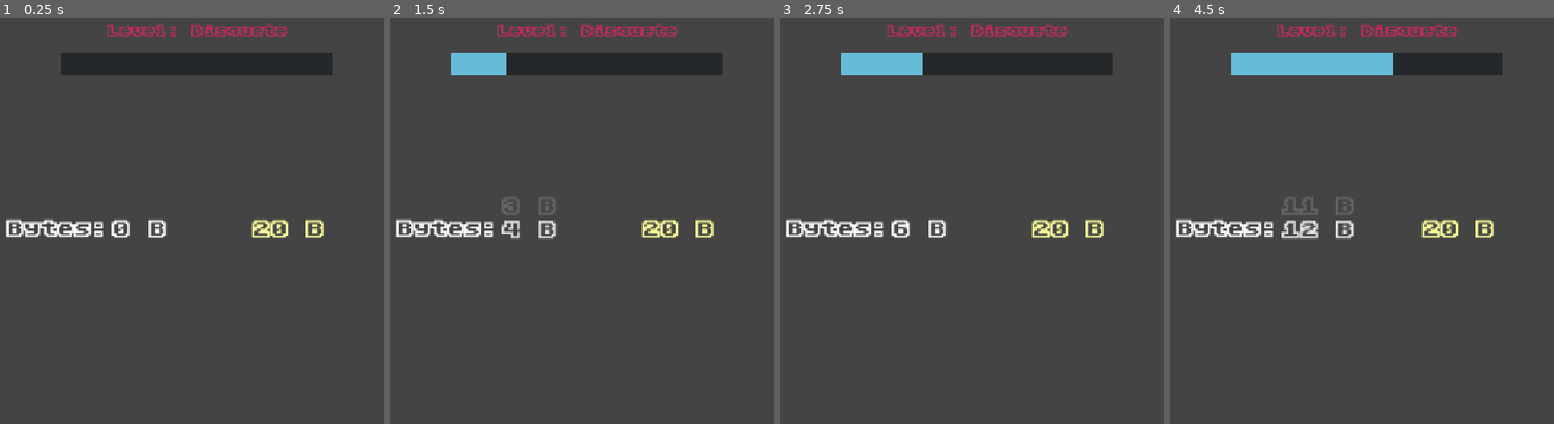
Above: before the commit, frames 1-4 (left to right).
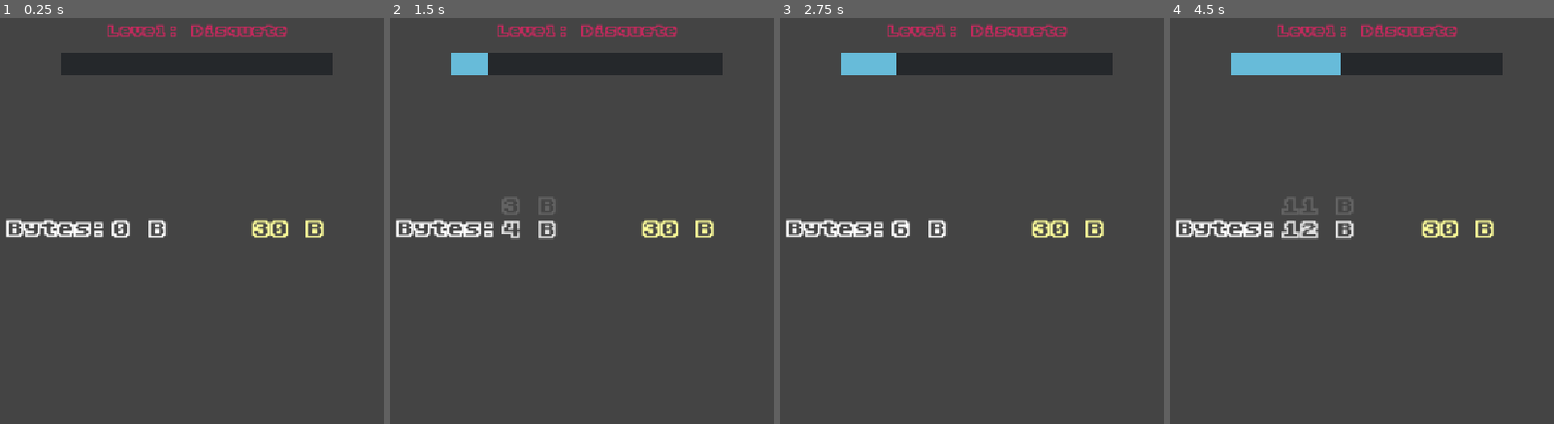
Above: after the commit, the same moments.

Repository: yiuriel/click.exe
Game: Godot game, scene res://scenes/game/game.tscn
Two runs of this game, one before a commit and one after it. Both use one fixed random seed, a clock stepped at 60 frames per second and the inputs below. The project has no main scene, so this scene is started directly.
Inputs (mouse positions are in pixels of both pictures, inside the frame that each line leads up to):
- Up to frame 1 (0.25 s): no input
- Up to frame 2 (1.5 s): tap Enter at 0.5 s; move the mouse to (758, 208) at 0.52 s; click (758, 208) at 0.67 s; tap Space at 1.25 s; move the mouse to (432, 253) at 1.27 s; click (432, 253) at 1.42 s
- Up to frame 3 (2.75 s): tap Enter at 2 s; move the mouse to (1052, 135) at 2.02 s; click (1052, 135) at 2.17 s
- Up to frame 4 (4.5 s): tap Space at 2.75, 4.25 s; move the mouse to (1327, 318) at 2.77 s; click (1327, 318) at 2.92 s; tap Enter at 3.5 s; move the mouse to (outside the picture) at 3.52 s; click (outside the picture) at 3.67 s; move the mouse to (outside the picture) at 4.27 s; click (outside the picture) at 4.42 s

The runs differ from the first frame. In frame 1, less than 0.1% of the frame differs, in the area x 65-71%, y 51-55%; in frame 2, 0.3%; in frame 3, 0.4%; in frame 4, 0.8%, in the area x 44-71%, y 8-55%.

Commit message:
fight boss flow working

Diff:
--- a/globals/G_LevelData.gd
+++ b/globals/G_LevelData.gd
@@ -12,7 +12,7 @@
 	level += 1
 
 var goal_per_level = {
-	1: 20,
+	1: 30,
 	2: 8192,
 	3: 65536,
 	4: 524288,
@@ -24,7 +24,7 @@
 	10: 137438953472,
 }
 
-var level_data_per_level = {
+var level_data_per_level: Dictionary[int, Dictionary] = {
 	1: {
 		"sector": "Disquete",
 		"boss": "Trojan.exe"
@@ -67,6 +67,14 @@
 	}
 }
 
+var is_boss_fight = false
+
+func start_boss_fight() -> void:
+	is_boss_fight = true
+
+func end_boss_fight() -> void:
+	is_boss_fight = false
+
 func get_previous_level_goal() -> int:
 	if level == 0:
 		return 0
--- a/globals/G_PlayerData.gd
+++ b/globals/G_PlayerData.gd
@@ -8,3 +8,6 @@
 
 func _get_player_bytes(bytes: int) -> void:
 	player_bytes = bytes
+
+func get_player_click_damage() -> int:
+	return 1
--- a/scenes/boss/boss.gd
+++ /dev/null
@@ -1,28 +0,0 @@
-class_name Boss extends Node2D
-
-var health: float = 1024
-
-func _ready() -> void:
-	$HealthBar.max_value = health
-	$HealthBar.value = health
-	$BossTimer.start(30)
-	center_sprite()
-	_update_health_label()
-
-func take_damage(amount: float) -> void:
-	health -= amount
-	$HealthBar.value = health
-	_update_health_label()
-	if health <= 0:
-		die()
-
-func die() -> void:
-	pass
-
-func _update_health_label() -> void:
-	$HealthBar/HpLabel.text = GameHelpers._format_bytes(health)
-
-func center_sprite() -> void:
-	var viewport = get_viewport()
-	if viewport:
-		$BossSprite.position = viewport.get_visible_rect().size / 2
--- /dev/null
+++ b/scenes/bosses/Trojan.exe.tscn
@@ -0,0 +1,11 @@
+[gd_scene format=3 uid="uid://dh0rh7a351dcl"]
+
+[ext_resource type="PackedScene" uid="uid://dfopy21w2aynn" path="res://scenes/bosses/boss.tscn" id="1_7g5v6"]
+[ext_resource type="Script" uid="uid://bs4y5k8rr1gfn" path="res://scenes/bosses/trojan.exe.gd" id="2_rucrl"]
+[ext_resource type="Texture2D" uid="uid://vk1w4nepv0p8" path="res://assets/bosses/trojan.webp" id="3_4jsrd"]
+
+[node name="Boss" unique_id=285928791 instance=ExtResource("1_7g5v6")]
+script = ExtResource("2_rucrl")
+
+[node name="BossSprite" parent="." index="0" unique_id=1991375062]
+texture = ExtResource("3_4jsrd")
--- /dev/null
+++ b/scenes/bosses/boss.gd
@@ -0,0 +1,67 @@
+extends Node2D
+
+class_name Boss
+
+signal boss_defeated
+signal boss_failed
+
+var health: float = 1024
+
+func _ready() -> void:
+	$HealthBar.max_value = health
+	$HealthBar.value = health
+	_update_health_label()
+
+	center_sprite()
+	center_health_bar()
+
+	$BossTimer.timeout.connect(_on_boss_timer_timeout)
+
+	$BossTimer.start(30)
+
+func take_damage(amount: float) -> void:
+	if health <= 0 or $BossTimer.is_stopped():
+		return
+
+	health -= amount
+	$HealthBar.value = health
+	_update_health_label()
+
+	if health <= 0:
+		health = 0 # Asegurar que no sea negativa para la UI
+		$HealthBar.value = 0
+		_update_health_label()
+		die()
+
+func die() -> void:
+	$BossTimer.stop()
+
+	print("Boss base: Muriendo...")
+
+	boss_defeated.emit()
+
+	queue_free()
+
+func _on_boss_timer_timeout() -> void:
+	print("Boss base: Tiempo agotado...")
+
+	boss_failed.emit()
+
+	# Nota: Normalmente no hacemos queue_free() aquí inmediatamente para
+	# permitir que el GameManager muestre una pantalla de "Game Over".
+	# El GameManager se encargará de limpiar este nodo.
+
+func _update_health_label() -> void:
+	if has_node("HealthBar/HpLabel"):
+		$HealthBar/HpLabel.text = GameHelpers._format_bytes(health)
+
+func center_sprite() -> void:
+	var viewport = get_viewport()
+	if viewport and has_node("BossSprite"):
+		$BossSprite.position = viewport.get_visible_rect().size / 2
+
+func center_health_bar() -> void:
+	var viewport = get_viewport()
+	if viewport and has_node("HealthBar"):
+		$HealthBar.position.x = (viewport.get_visible_rect().size / 2).x - $HealthBar.size.x / 2
+		$HealthBar.position.y += $HealthBar.size.y
--- a/scenes/boss/boss.tscn
+++ b/scenes/bosses/boss.tscn
@@ -1,9 +1,9 @@
 [gd_scene format=3 uid="uid://dfopy21w2aynn"]
 
-[ext_resource type="Script" uid="uid://b0uqttxjleui6" path="res://scenes/boss/boss.gd" id="1_dgf3a"]
+[ext_resource type="Script" uid="uid://b0uqttxjleui6" path="res://scenes/bosses/boss.gd" id="1_dplu8"]
 
 [node name="Boss" type="Node2D" unique_id=285928791]
-script = ExtResource("1_dgf3a")
+script = ExtResource("1_dplu8")
 
 [node name="BossSprite" type="Sprite2D" parent="." unique_id=1991375062]
 
@@ -23,13 +23,12 @@
 show_percentage = false
 
 [node name="HpLabel" type="Label" parent="HealthBar" unique_id=1122334455]
-anchors_preset = 15
+layout_mode = 0
 anchor_right = 1.0
 anchor_bottom = 1.0
 grow_horizontal = 2
 grow_vertical = 2
-mouse_filter = 2
+theme_override_colors/font_color = Color(1, 1, 1, 1)
+theme_override_font_sizes/font_size = 14
 horizontal_alignment = 1
 vertical_alignment = 1
-theme_override_colors/font_color = Color(1, 1, 1, 1)
-theme_override_font_sizes/font_size = 14
--- /dev/null
+++ b/scenes/bosses/trojan.exe.gd
@@ -0,0 +1,35 @@
+extends Boss
+
+var _clicks_needed: int = 10
+var _current_clicks: int = 0
+var _shield_broken: bool = false
+
+func _ready() -> void:
+	health = 256
+	super()
+
+func _unhandled_input(event: InputEvent) -> void:
+	if event is InputEventMouseButton and not event.is_echo() and event.is_pressed():
+		if event.button_index == MOUSE_BUTTON_LEFT or event.button_index == MOUSE_BUTTON_RIGHT:
+			_handle_trojan_click()
+
+	if event is InputEventKey and not event.is_echo() and event.is_pressed():
+		_handle_trojan_click()
+
+func _handle_trojan_click() -> void:
+	if not _shield_broken:
+		_current_clicks += 1
+		$BossSprite.scale = Vector2(1.1, 1.1)
+		get_tree().create_timer(0.05).timeout.connect(func(): $BossSprite.scale = Vector2(1, 1))
+
+		if _current_clicks >= _clicks_needed:
+			_shield_broken = true
+			if has_node("TrojanHorseOverlay"):
+				$TrojanHorseOverlay.visible = false
+	else:
+		take_damage(GPlayerData.get_player_click_damage())
+
+func die() -> void:
+	$BossTimer.stop()
+	boss_defeated.emit()
+	queue_free()
--- /dev/null
+++ b/scenes/game/boss_fight.gd
@@ -0,0 +1,7 @@
+extends Button
+
+signal boss_fight_start
+
+# Called when the node enters the scene tree for the first time.
+func _pressed() -> void:
+	boss_fight_start.emit()
--- a/scenes/game/game.gd
+++ b/scenes/game/game.gd
@@ -2,17 +2,110 @@
 
 var PowerUpPreloadScene := preload("res://scenes/power_up/power_up.tscn")
 
-# Called when the node enters the scene tree for the first time.
+const BOSS_SCENES_DIR = "res://scenes/bosses/"
+
+var current_boss_instance: Boss = null
+
 func _ready() -> void:
-	LevelData.connect("level_change", _on_level_change)
-	_on_level_change(0)
+	if LevelData.has_signal("level_change"):
+		LevelData.connect("level_change", _on_level_change)
+		_on_level_change(0)
 
 	var power_up_timer = Timer.new()
-
 	add_child(power_up_timer)
 
 	power_up_timer.start(PowerUps.power_up_timer)
-	power_up_timer.connect("timeout", add_power_up)
+	power_up_timer.timeout.connect(add_power_up)
+
+	$CanvasLayer/BossFight.connect("boss_fight_start", start_boss_phase)
+
+func load_and_instance_boss_for_level(level_number: int) -> void:
+	if is_instance_valid(current_boss_instance):
+		current_boss_instance.queue_free()
+		current_boss_instance = null
+
+	if not LevelData.level_data_per_level.has(level_number):
+		printerr("Error: El nivel ", level_number, " no está definido en LevelData.level_data_per_level.")
+		return
+
+	var boss_file_name = LevelData.level_data_per_level[level_number]["boss"]
+
+	var full_boss_path = BOSS_SCENES_DIR + boss_file_name + ".tscn"
+
+	if not FileAccess.file_exists(full_boss_path):
+		printerr("Error Crítico: No se pudo encontrar el archivo .tscn del jefe en la ruta: ", full_boss_path)
+		return
+
+	var boss_scene = load(full_boss_path)
+
+	if not boss_scene:
+		printerr("Error: Falló la carga de la escena en: ", full_boss_path)
+		return
+
+	var raw_boss_node = boss_scene.instantiate()
+
+	current_boss_instance = raw_boss_node as Boss
+
+	if current_boss_instance == null:
+		printerr("Error Crítico de Arquitectura: La escena en '", full_boss_path, "' INSTANCIA un nodo, pero este nodo NO hereda de 'class_name Boss'. Asegúrate de poner 'extends Boss' en el script del jefe específico.")
+		raw_boss_node.queue_free() # Limpiamos el nodo incorrecto.
+		return
+
+	$CanvasLayer.add_child(current_boss_instance)
+
+	current_boss_instance.boss_defeated.connect(_on_current_boss_defeated)
+	current_boss_instance.boss_failed.connect(_on_current_boss_failed)
+
+	print("Game: Jefe '", boss_file_name, "' instanciado y conectado correctamente para el nivel ", level_number)
+
+func start_boss_phase() -> void:
+	LevelData.start_boss_fight()
+
+	var current_level = LevelData.level
+	print("Game: Iniciando fase de jefe para nivel: ", current_level)
+
+	$CanvasLayer/CounterWrapper/HBox.visible = false
+	$CanvasLayer/LevelProgress.visible = false
+	$CanvasLayer/NextLevel.visible = false
+	$CanvasLayer/BossFight.visible = false
+
+	load_and_instance_boss_for_level(current_level)
+
+func _on_current_boss_defeated() -> void:
+	print("Game: ¡Victoria! El jefe fue derrotado.")
+
+	current_boss_instance = null
+
+	$CanvasLayer/CounterWrapper/HBox.visible = true
+	$CanvasLayer/LevelProgress.visible = true
+	$CanvasLayer/NextLevel.visible = true
+
+	LevelData.end_boss_fight()
+	LevelData.level_up() # Asumimos que esta función existe y sube LevelData.level
+
+func _on_current_boss_failed() -> void:
+	# Esta función se llama cuando el jefe emite 'boss_failed' (tiempo agotado).
+	print("Game: Derrota... El tiempo se acabó.")
+
+	# -- GESTIÓN DE JUEGO --
+	# En caso de derrota, eliminamos manualmente al jefe de la pantalla.
+	if is_instance_valid(current_boss_instance):
+		current_boss_instance.queue_free()
+		current_boss_instance = null
+
+	# -- GESTIÓN DE UI --
+	# Mostramos una pantalla de fallo o simplemente restauramos la UI de farmeo
+	# para que el jugador pueda intentarlo de nuevo cuando quiera.
+	# (Aquí podrías poner lógica de 'Game Over' más compleja).
+
+	$CanvasLayer/CounterWrapper/HBox.visible = true
+	$CanvasLayer/LevelProgress.visible = true
+	$CanvasLayer/NextLevel.visible = true
+	# Reactivamos el botón para reintentar la pelea.
+	$CanvasLayer/BossFight.visible = true
+	# Opcional: reiniciar el progreso del nivel actual si quieres castigar la derrota.
+	# LevelData.reset_current_level_progress()
+	LevelData.end_boss_fight()
 
 func add_power_up() -> void:
 	var power_up = PowerUps.get_power_up()
@@ -30,15 +123,16 @@
 func _on_power_up_pressed(power_up: Variant):
 	GlobalData.bytes = PowerUps.handle_power_up(power_up, GlobalData.bytes)
 	if LevelData.is_current_level_finished():
-		$CanvasLayer/NextLevel.text = "Fight: " + LevelData.get_level_data_per_level()
-		$CanvasLayer/NextLevel.visible = true
+		$CanvasLayer/BossFight.text = "Fight: " + LevelData.get_level_data_per_level()
+		$CanvasLayer/BossFight.visible = true
 
 func _on_level_change(_level: int) -> void:
 	$CanvasLayer/NextLevel.visible = false
+	$CanvasLayer/BossFight.visible = false
 	$CanvasLayer/CounterWrapper/HBox/Goal.text = GameHelpers._format_bytes(LevelData.goal_per_level[LevelData.level])
 
 func _unhandled_input(event: InputEvent) -> void:
-	if event is InputEventMouseMotion:
+	if event is InputEventMouseMotion or LevelData.is_boss_fight:
 		return
 
 	if event is InputEventMouseButton and not event.is_echo() and event.is_pressed():
@@ -49,5 +143,5 @@
 		GlobalData.bytes += 1
 
 	if LevelData.is_current_level_finished():
-		$CanvasLayer/NextLevel.text = "Fight: " + LevelData.get_level_data_per_level().get('boss')
-		$CanvasLayer/NextLevel.visible = true
+		$CanvasLayer/BossFight.text = "Fight: " + LevelData.get_level_data_per_level().get('boss')
+		$CanvasLayer/BossFight.visible = true
--- a/scenes/game/game.tscn
+++ b/scenes/game/game.tscn
@@ -6,6 +6,7 @@
 [ext_resource type="Script" uid="uid://bhebbn7w4qdag" path="res://scenes/game/level.gd" id="4_5i0tg"]
 [ext_resource type="Script" uid="uid://6ffgk5o064lw" path="res://scenes/game/next_level.gd" id="5_lfrn8"]
 [ext_resource type="Script" uid="uid://cuiq2ujcvj61i" path="res://scenes/game/level_progress.gd" id="6_5i0tg"]
+[ext_resource type="Script" uid="uid://c6dtpctqjbp88" path="res://scenes/game/boss_fight.gd" id="6_bdhmt"]
 
 [sub_resource type="StyleBoxFlat" id="StyleBoxEmpty"]
 content_margin_left = 0.0
@@ -110,6 +111,31 @@
 text = "NEXT LEVEL"
 script = ExtResource("5_lfrn8")
 
+[node name="BossFight" type="Button" parent="CanvasLayer" unique_id=1243306437]
+anchors_preset = 8
+anchor_left = 0.5
+anchor_top = 0.5
+anchor_right = 0.5
+anchor_bottom = 0.5
+offset_left = -133.5
+offset_top = 236.0
+offset_right = 133.5
+offset_bottom = 296.0
+grow_horizontal = 2
+grow_vertical = 2
+focus_mode = 0
+theme_override_colors/font_color = Color(0.70980394, 0.15686275, 0.32941177, 1)
+theme_override_colors/font_hover_color = Color(1, 0.14901961, 0.3019608, 1)
+theme_override_fonts/font = ExtResource("2_0sr1o")
+theme_override_font_sizes/font_size = 30
+theme_override_styles/normal = SubResource("StyleBoxEmpty")
+theme_override_styles/pressed = SubResource("StyleBoxEmpty")
+theme_override_styles/hover = SubResource("StyleBoxEmpty")
+theme_override_styles/disabled = SubResource("StyleBoxEmpty")
+text = "Fight:
+"
+script = ExtResource("6_bdhmt")
+
 [node name="LevelProgress" type="ProgressBar" parent="CanvasLayer" unique_id=1610620139]
 anchors_preset = -1
 anchor_left = 0.5
Binary file added: assets/bosses/trojan.webp
Not shown, added: assets/bosses/trojan.webp.import
Renamed: scenes/boss/boss.gd.uid -> scenes/bosses/boss.gd.uid
Not shown, added: scenes/bosses/trojan.exe.gd.uid
Not shown, added: scenes/game/boss_fight.gd.uid
